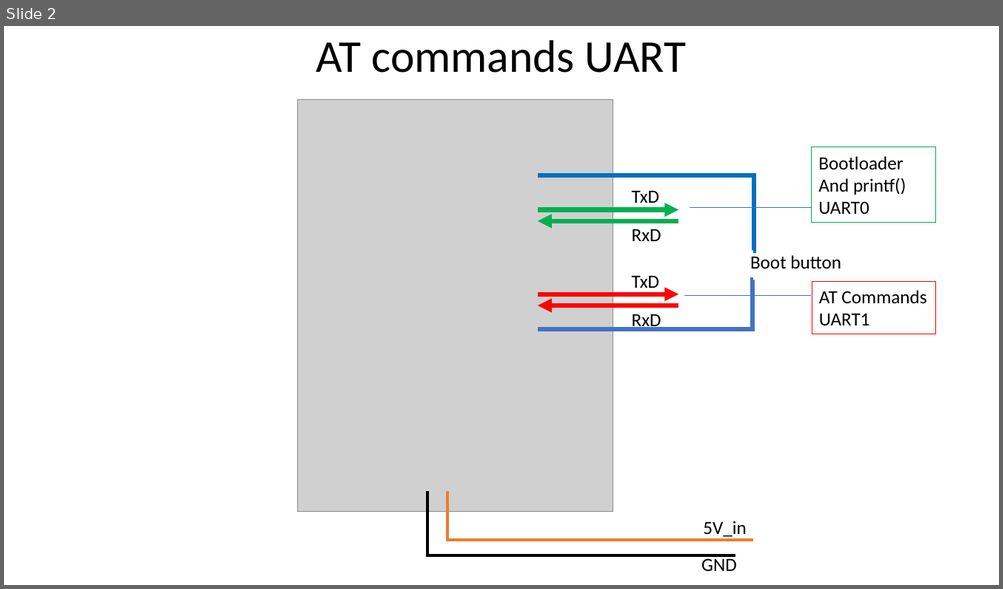
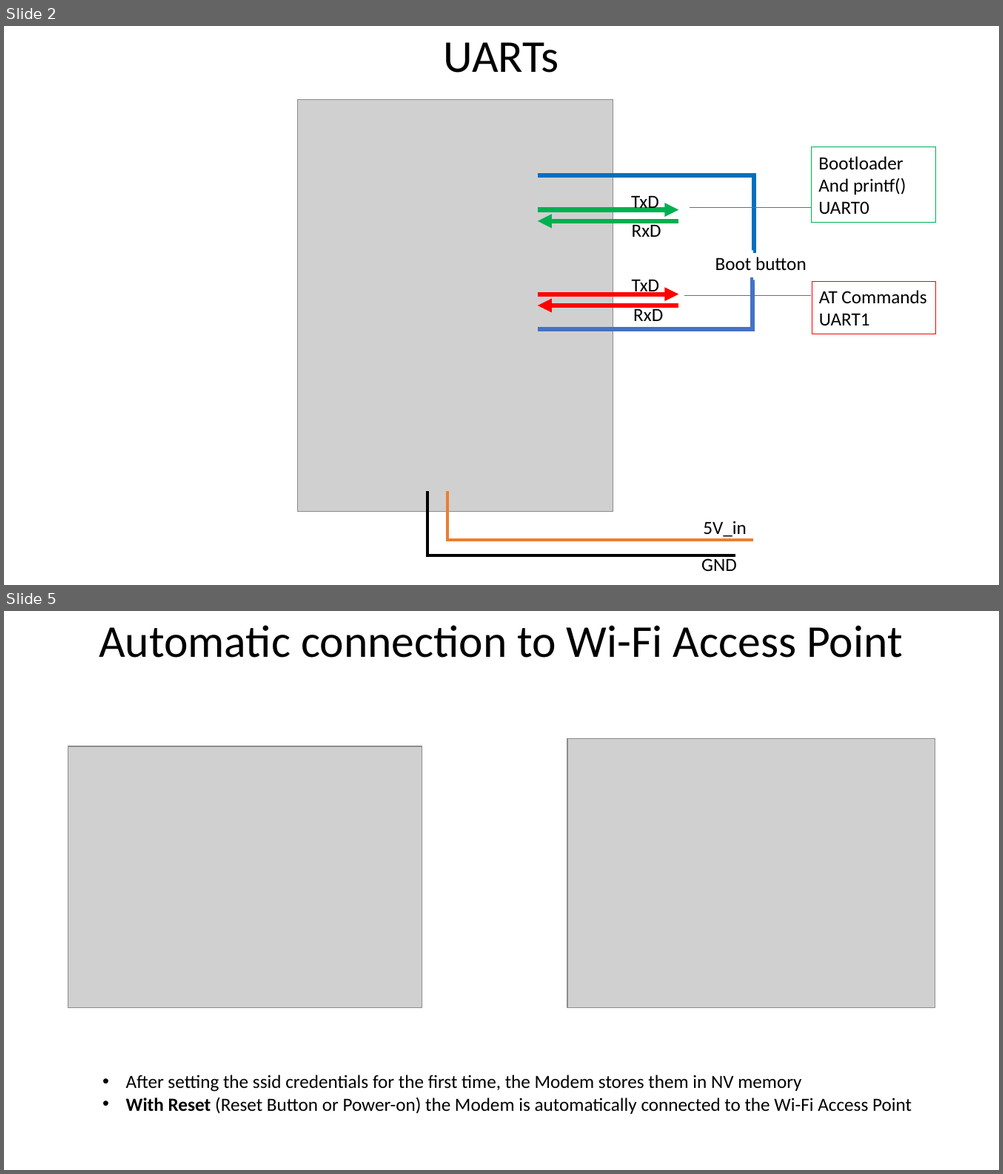
Before and after one commit to The-101-project/39_ModemESP32_test, a slide deck: n-pro-20_testing.pptx. Shown one above the other, each under a label of ours: slide 2 before the commit, slides 2 and 5 after it; the slides between them are not shown. The pictures are 1003x589 and 1003x1174 pixels, drawn with LibreOffice and Linux fonts; fonts in the diff are those of the drawing; grey boxes stand for pictures. Boxes give left, top, right and bottom in pixels: in the first picture for what was removed or moved away, otherwise in the second. Text is boxed around its words. In the diff, an @@ line names an element or a change of style, - is before the commit and + after.

Commit message:
added images and slides

```diff
--- a/n-pro-20_testing.pptx
+++ b/n-pro-20_testing.pptx
@@ slide 5 added at [4,611,999,1170], background #FFFFFF @@
@@ title added at [99,625,902,658], 44 pt, text #000000 @@
+Automatic connection to Wi-Fi Access Point
@@ picture added at [567,738,935,1008] @@
@@ picture added at [68,747,421,1008] @@
@@ text added at [126,1075,911,1114], 18 pt, text #000000 @@
+• After setting the ssid credentials for the first time, the Modem stores them in NV memory
+• With Reset (Reset Button or Power-on) the Modem is automatically connected to the Wi-Fi Access Point
@@ slide 2 changed as well @@
@@ title at [444,42,559,73]: text changed @@
-AT commands UART
+UARTs
@@ text "TxD": place and size @@
-text "TxD" at [632,190,660,208]
+text "TxD" at [631,192,659,212]
@@ text "RxD": place and size @@
-text "RxD" at [632,229,661,241]
+text "RxD" at [632,222,661,237]
@@ text "Boot button": place and size @@
-text "Boot button" at [750,255,841,269]
+text "Boot button" at [715,257,806,270]
@@ text "TxD" rewrapped from [632,275,660,288] to [632,279,660,297] @@
@@ text "RxD": place and size @@
-text "RxD" at [632,315,661,331]
+text "RxD" at [633,306,663,321]
```
Also in this commit, not shown: 2 other slides added, 6 other files.
